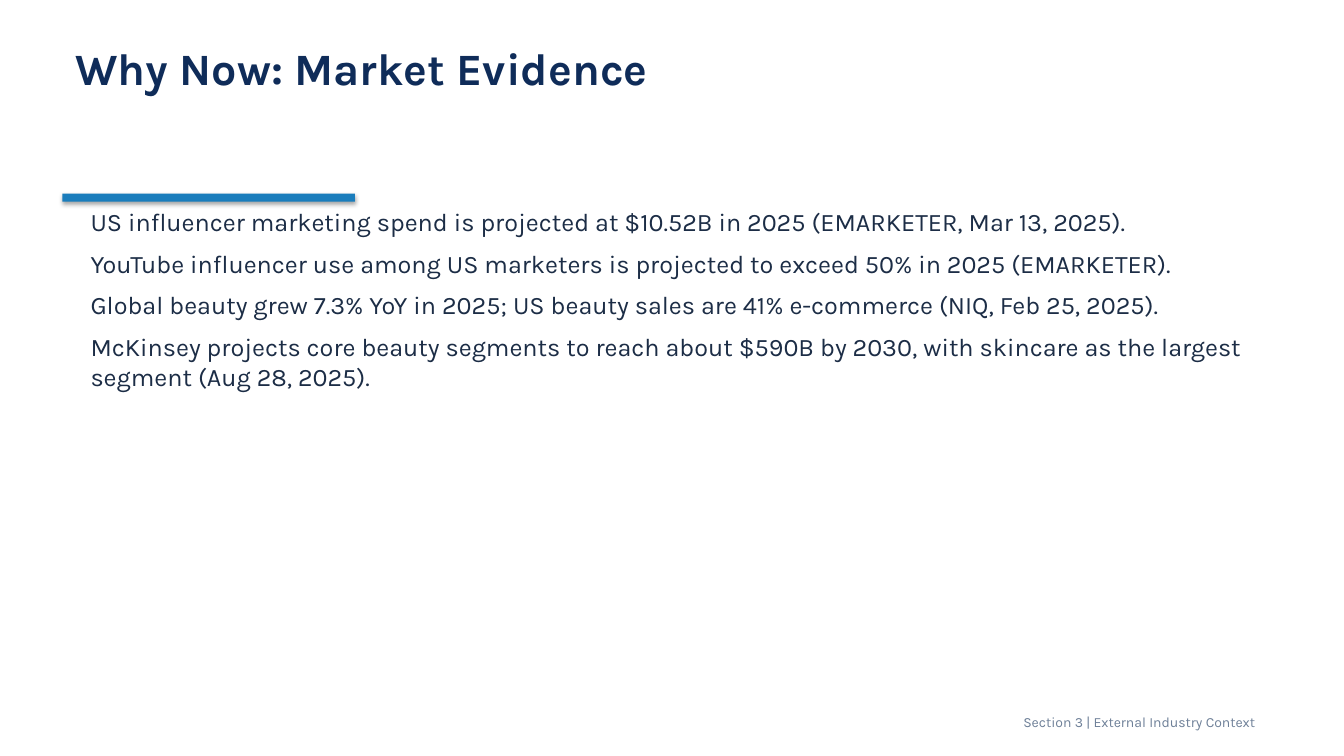
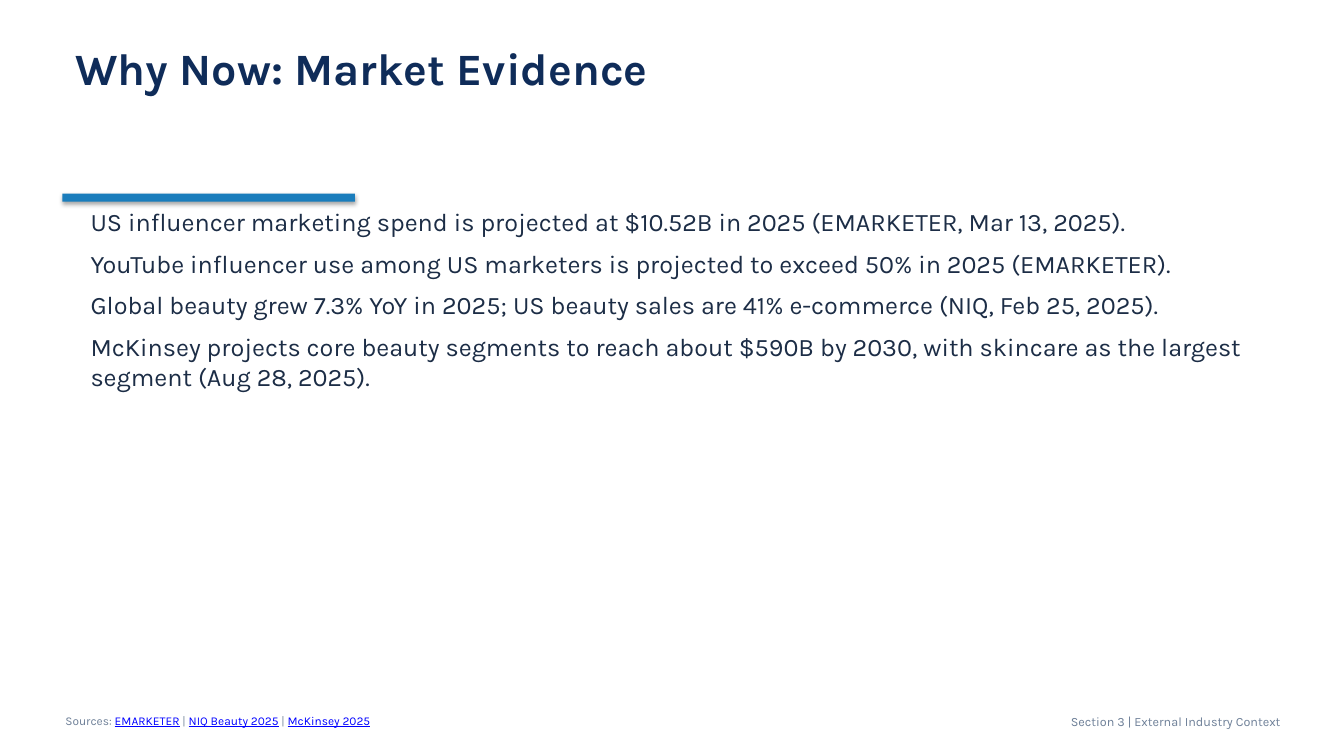
Before and after one commit to AliceEom/AI_MCN, a slide deck: slide 4 of slides/AI_MCN_Final_Presentation_EN.pptx. Drawn at 1344x756 pixels with LibreOffice and Linux fonts; fonts in the diff are those of the drawing. Boxes give left, top, right and bottom in pixels: in the first picture for what was removed or moved away, otherwise in the second. Text is boxed around its words. In the diff, an @@ line names an element or a change of style, - is before the commit and + after.

Commit message:
Expand research references and add per-slide source links

```diff
--- a/slides/AI_MCN_Final_Presentation_EN.pptx
+++ b/slides/AI_MCN_Final_Presentation_EN.pptx
@@ text added at <box>65,717,371,728</box>, 8.5 pt, text #0000FF, underline @@
+Sources: EMARKETER | NIQ Beauty 2025 | McKinsey 2025
@@ text "Section 3 | External Industry ...": place and size @@
-text "Section 3 | External Industry ..." at <box>1023,717,1255,731</box>
+text "Section 3 | External Industry ..." at <box>1071,717,1281,729</box>
@@ text "Section 3 | External Industry ..." at <box>1071,717,1281,729</box>: size 10 to 9 pt @@
```
Also in this commit, not shown: 14 other slides changed, 2 other files.
